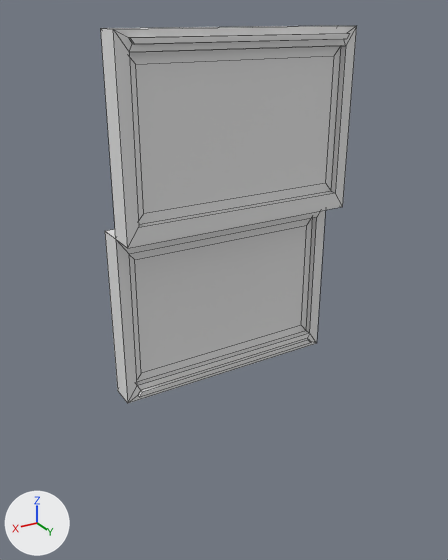
What one commit did to the Blender file art/models/props/cafeteria_windows/cafeteria_windows.blend.
The view is the same before and after, from a 50 mm camera at (1.031, 1.697, 1.674) aimed at (0.017, 0.006, 0.829). Arrows for +X, +Y and +Z are at lower left; the lights stay in place. The older version comes first. Mesh edges are drawn as thin lines.

In view in the first picture: 'glass', 'window frame'.
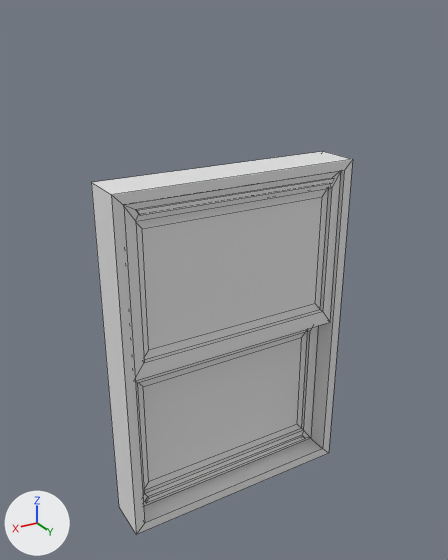
Location of each change, [x1, y1, x2, y2] in pixels of the pictures (448 x 560 px):
'glass', moved
    before: [135, 56, 334, 373]
    after: [142, 197, 322, 482]
'window frame', deleted
    before: [101, 25, 357, 403]
'outer_frame', added
    after: [91, 151, 353, 534]
'window_frame', added
    after: [124, 171, 341, 506]

The change, as a diff of the scene's bpy script:
```diff
--- a/art/models/props/cafeteria_windows/cafeteria_windows.blend.py
+++ b/art/models/props/cafeteria_windows/cafeteria_windows.blend.py
@@ me_plane_003 @@
+me_plane_003.from_pydata([(-0.45, -0.055, 1.696), (-0.45, -0.055, 0.453), (-0.45, 0.104, 1.696), (-0.45, 0.104, 0.453), (0.449, -0.055, 1.696), (0.449, 0.104, 1.696), (0.449, -0.055, 0.459), (0.449, 0.104, 0.459), (-0.415, -0.055, 1.661), (-0.415, -0.055, 0.489), (-0.415, 0.104, 1.661), (-0.415, 0.104, 0.489), (0.414, -0.055, 1.661), (0.414, 0.104, 1.661), (0.414, -0.055, 0.494), (0.414, 0.104, 0.494)], [], [(0, 2, 3, 1), (2, 0, 4, 5), (5, 4, 6, 7), (3, 7, 6, 1), (8, 9, 11, 10), (10, 13, 12, 8), (13, 15, 14, 12), (11, 9, 14, 15), (0, 1, 9, 8), (3, 2, 10, 11), (2, 5, 13, 10), (4, 0, 8, 12), (5, 7, 15, 13), (6, 4, 12, 14), (7, 3, 11, 15), (1, 6, 14, 9)])
@@ me_plane_002_1 @@
+me_plane_002_1.from_pydata(...)  # 72 vertices, 64 faces; spans x -0.403..0.403, y -0.044..0.102, z 0.468..1.638
@@ ob_glass @@
 ob_glass = bpy.data.objects.new('glass', me_plane_001)
-ob_glass.location = (0.0, 0.0, 0.0)
+ob_glass.location = (0.0, 0.0, -0.46)
@@ ob_window_frame @@
-ob_window_frame = bpy.data.objects.new('window frame', me_plane_002)
-ob_window_frame.location = (0.0, 0.0, 0.0)
@@ ob_outer_frame @@
+ob_outer_frame = bpy.data.objects.new('outer_frame', me_plane_003)
+ob_outer_frame.location = (0.0, 0.0, -0.482)
+ob_outer_frame.rotation_euler = (0.0, 0.0, 6.283)  # degrees (0, 0, 360)
+ob_outer_frame.scale = (0.975, 1.0, 1.0)
@@ ob_window_frame_1 @@
+ob_window_frame_1 = bpy.data.objects.new('window_frame', me_plane_002_1)
+ob_window_frame_1.location = (0.0, 0.0, -0.46)
+ob_window_frame_1.rotation_euler = (0.0, 0.0, 6.283)  # degrees (0, 0, 360)
```
